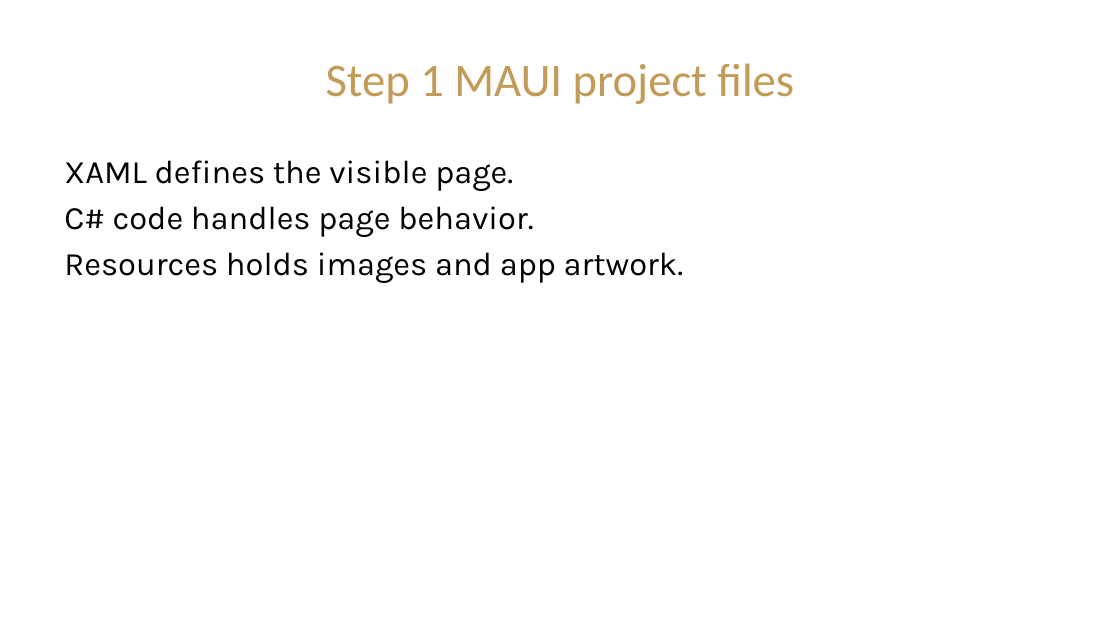
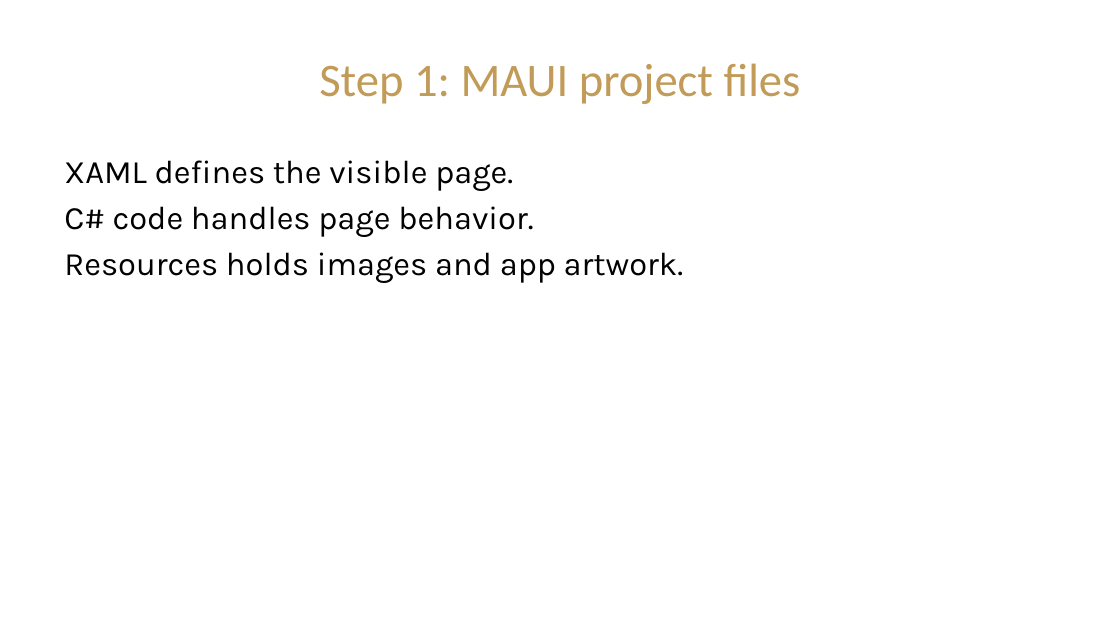
Before and after one commit to CIST-2220-Fall-2026/ProjectCostEstimator-RJG, a slide deck: slide 5 of Presentations/Module_1_Build_the_IoT_Estimator_Presentation.pptx (slide 3 before the commit). Drawn at 1120x630 pixels with LibreOffice and Linux fonts; fonts in the diff are those of the drawing; background and template pictures are left out. Boxes give left, top, right and bottom in pixels: in the first picture for what was removed or moved away, otherwise in the second. Text is boxed around its words. In the diff, an @@ line names an element or a change of style, - is before the commit and + after.

Commit message:
Expand MAUI module slides for student learning

```diff
--- a/Presentations/Module_1_Build_the_IoT_Estimator_Presentation.pptx
+++ b/Presentations/Module_1_Build_the_IoT_Estimator_Presentation.pptx
@@ title at box(319, 63, 801, 104): text changed @@
-Step 1 MAUI project files
+Step 1: MAUI project files
```
Also in this commit, not shown: 12 other slides changed, 4 slides added, 1 slide removed, 11 other files.
